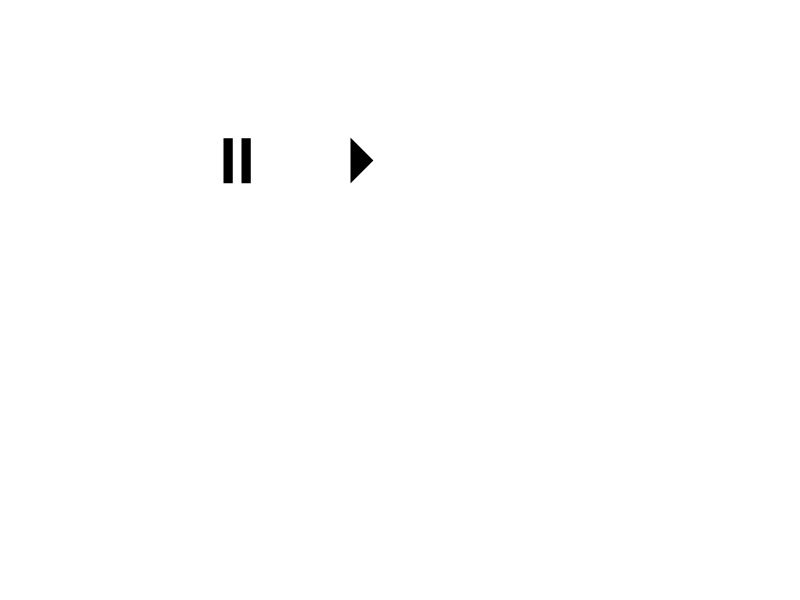
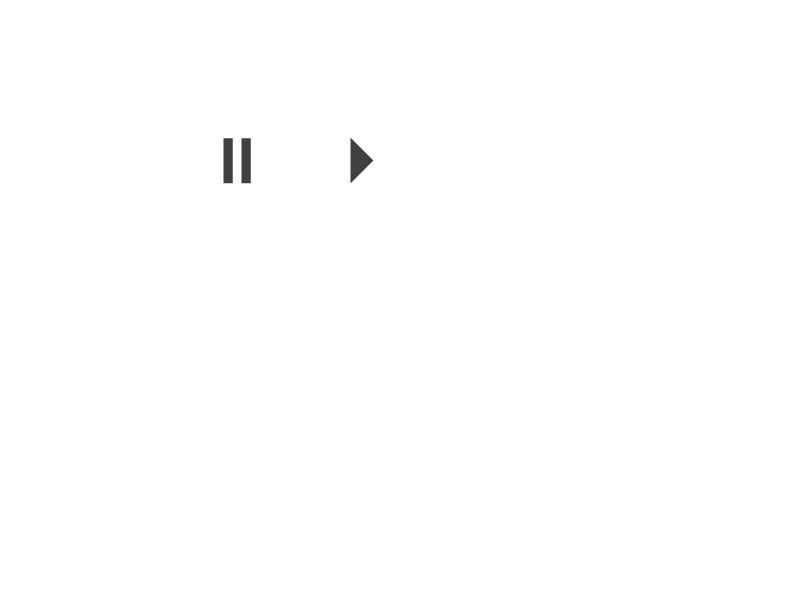
The second w=800, h=600 image is a revision of the first. Changes to its layers:
"4": opacity 100% → 75% over bbox(350, 137, 374, 183)
"Shape 1 copy": opacity 100% → 50% over bbox(350, 137, 374, 183)
";": opacity 100% → 75% over bbox(223, 138, 251, 184)
"Shape 1": opacity 100% → 50% over bbox(223, 138, 251, 184)
hid "Background" over bbox(223, 137, 374, 184)
